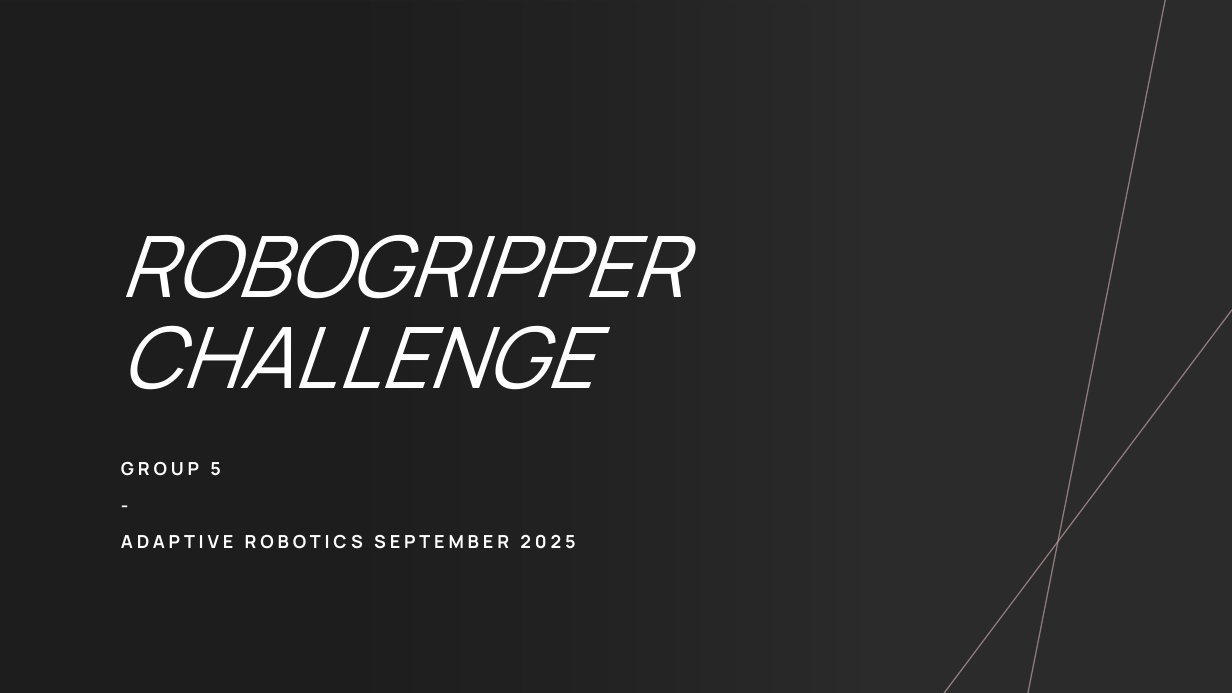
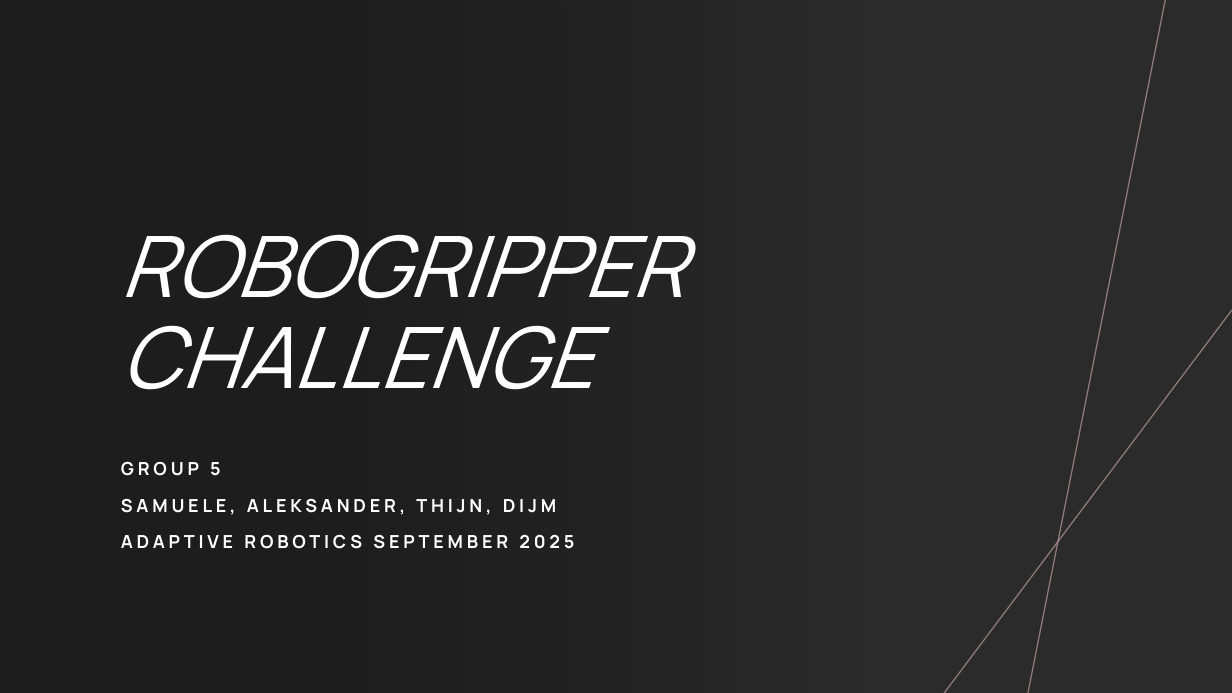
Before and after one commit to thijnmens/robogripper, a slide deck: slide 1 of docs/Delivery Challenge 1 Group 5.pptx. Drawn at 1232x693 pixels with LibreOffice and Linux fonts; fonts in the diff are those of the drawing; background and template pictures are left out; a plain dark background stands for a picture behind light text. Boxes give left, top, right and bottom in pixels: in the first picture for what was removed or moved away, otherwise in the second. Text is boxed around its words. In the diff, an @@ line names an element or a change of style, - is before the commit and + after.

```diff
--- a/docs/Delivery Challenge 1 Group 5.pptx
+++ b/docs/Delivery Challenge 1 Group 5.pptx
@@ subtitle at [121, 499, 556, 515]: text changed @@
--
+SAMUELE, ALEKSANDER, THIJN, DIJM
```
Also in this commit, not shown: 4 other slides changed, 2 slides added, 4 slides removed, 26 other files.
